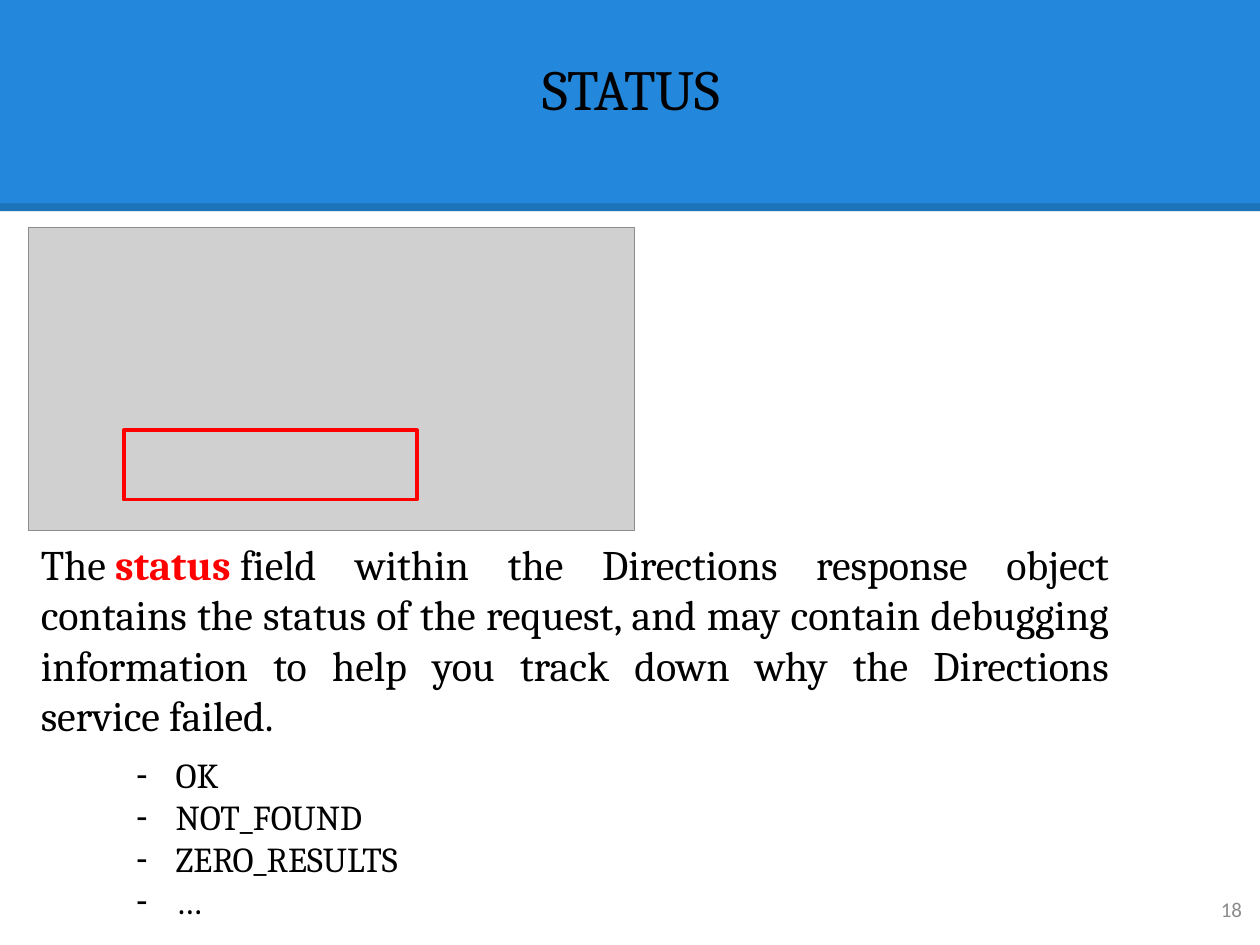
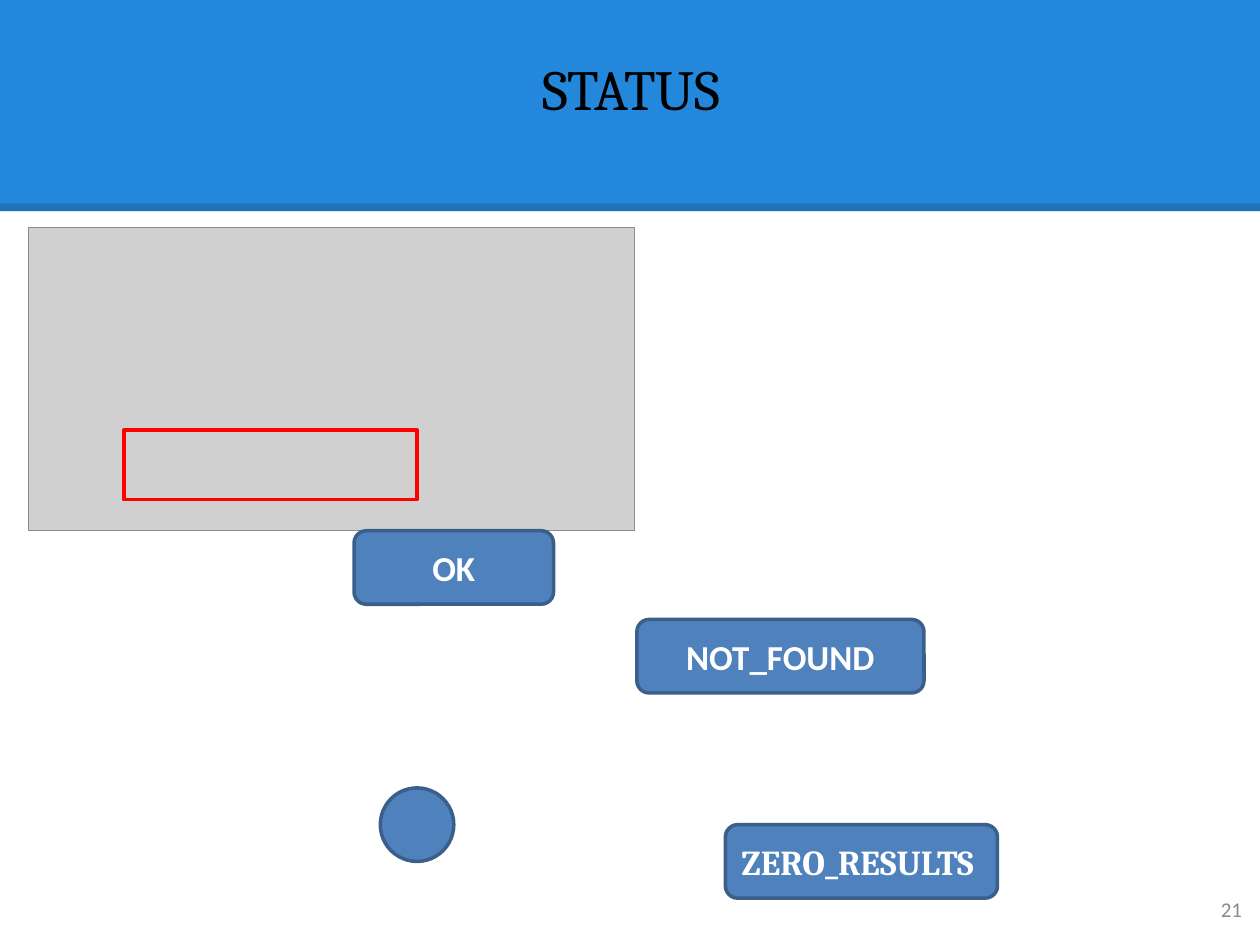
Before and after one commit to hqt/street-router, a slide deck: slide 21 of Document/presentation/ngoan/5 search motorbike fix.pptx (slide 18 before the commit). Drawn at 1260x945 pixels with LibreOffice and Linux fonts; fonts in the diff are those of the drawing; grey boxes stand for pictures. Boxes give left, top, right and bottom in pixels: in the first picture for what was removed or moved away, otherwise in the second. Text is boxed around its words. In the diff, an @@ line names an element or a change of style, - is before the commit and + after.

```diff
--- a/Document/presentation/ngoan/5 search motorbike fix.pptx
+++ b/Document/presentation/ngoan/5 search motorbike fix.pptx
@@ rounded rectangle added at box(354, 530, 553, 604), fill #4F81BD, outline #3A5F8C 2 pt, 20 pt, text #FFFFFF, bold @@
+OK
@@ text removed at box(41, 550, 1109, 732) @@
-The status field within the Directions response object contains the status of the request, and may contain debugging information to help you track down why the Directions service failed.
@@ rounded rectangle added at box(636, 620, 924, 693), fill #4F81BD, outline #3A5F8C 2 pt, 20 pt, text #FFFFFF, bold @@
+NOT_FOUND
@@ text removed at box(176, 764, 398, 876) @@
-– OK
-– NOT_FOUND
-– ZERO_RESULTS
-– …
@@ ellipse added at box(381, 788, 454, 861), fill #4F81BD, outline #3A5F8C 2 pt @@
@@ rounded rectangle added at box(726, 825, 998, 898), fill #4F81BD, outline #3A5F8C 2 pt, 20 pt, text #FFFFFF, bold @@
+ZERO_RESULTS
@@ page number at box(1221, 903, 1242, 917): text changed @@
-18
+21
```
Also in this commit, not shown: 4 slides added, 1 slide removed, 4 other files.
